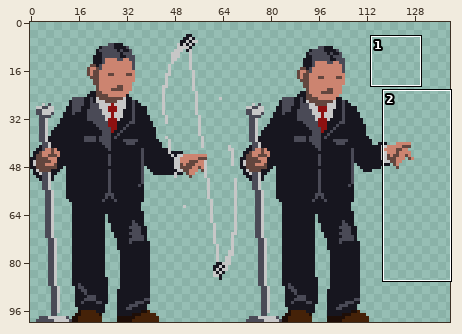
A sprite sheet gets an edit: Assets/Graphics/Comedian/Comedian_spinning.png. Above: a wide view before the commit, with the close-up outlined.
Close-up. First the earlier version:
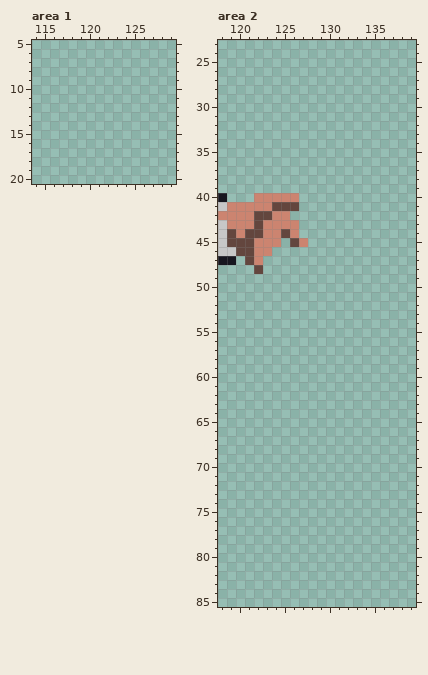
The file is 140x100 pixels. Shown: area 1: x 114..129, y 5..20; area 2: x 118..139, y 23..85.
And afterwards:
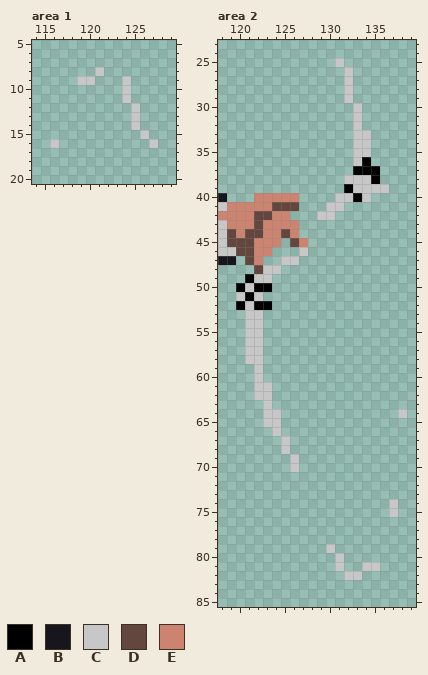
Palette (. is transparent): A #000000  B #17161f  C #c7c7c7  D #63463e  E #cc8470
Change:
--- area 1
@@ x 114..129 @@
  7 ................
- 8 ................
- 9 ................
-10 ................
-11 ................
-12 ................
-13 ................
-14 ................
-15 ................
-16 ................
+ 8 .......C........
+ 9 .....CC...C.....
+10 ..........C.....
+11 ..........C.....
+12 ...........C....
+13 ...........C....
+14 ...........C....
+15 ............C...
+16 ..C..........C..
 17 ................
--- area 2
@@ x 127..138 @@
 24 ............
-25 ............
-26 ............
-27 ............
-28 ............
-29 ............
-30 ............
-31 ............
-32 ............
-33 ............
-34 ............
-35 ............
-36 ............
-37 ............
-38 ............
-39 ............
-40 ............
-41 ............
-42 ............
+25 ....C.......
+26 .....C......
+27 .....C......
+28 .....C......
+29 .....C......
+30 ......C.....
+31 ......C.....
+32 ......C.....
+33 ......CC....
+34 ......CC....
+35 ......CC....
+36 ......CA....
+37 ......AAA...
+38 .....CCCA...
+39 .....ACCCC..
+40 ....CCAC....
+41 ...CC.......
+42 ..CC........
 43 ............
@@ x 118..139 @@
 45 CDDDEEE.DE............
-46 CCDDEE................
-47 BB.DE.................
-48 ....D.................
-49 ......................
-50 ......................
-51 ......................
-52 ......................
-53 ......................
-54 ......................
-55 ......................
-56 ......................
-57 ......................
-58 ......................
-59 ......................
-60 ......................
-61 ......................
-62 ......................
-63 ......................
-64 ......................
-65 ......................
-66 ......................
-67 ......................
-68 ......................
-69 ......................
-70 ......................
+46 CCDDEE...C............
+47 BB.DE..CC.............
+48 ....DCC...............
+49 ...ACC................
+50 ..ACAA................
+51 ..CAC.................
+52 ..ACAA................
+53 ...CC.................
+54 ...CC.................
+55 ...CC.................
+56 ...CC.................
+57 ...CC.................
+58 ...CC.................
+59 ....C.................
+60 ....C.................
+61 ....CC................
+62 ....CC................
+63 .....C................
+64 .....CC.............C.
+65 .....CC...............
+66 ......C...............
+67 .......C..............
+68 .......C..............
+69 ........C.............
+70 ........C.............
 71 ......................
@@ x 135..139 @@
 73 .....
-74 .....
-75 .....
+74 ..C..
+75 ..C..
 76 .....
@@ x 128..137 @@
 78 ..........
-79 ..........
-80 ..........
-81 ..........
-82 ..........
+79 ..C.......
+80 ...C......
+81 ...C..CC..
+82 ....CC....
 83 ..........
